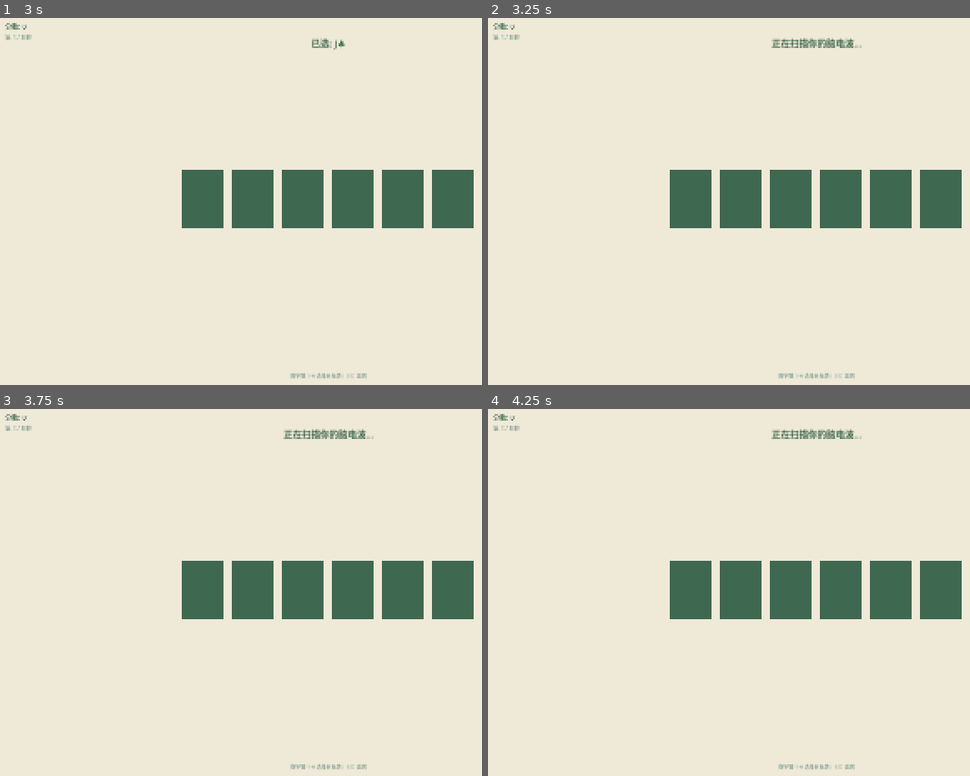
Above: before the commit, frames 1-4 (two rows, left to right).
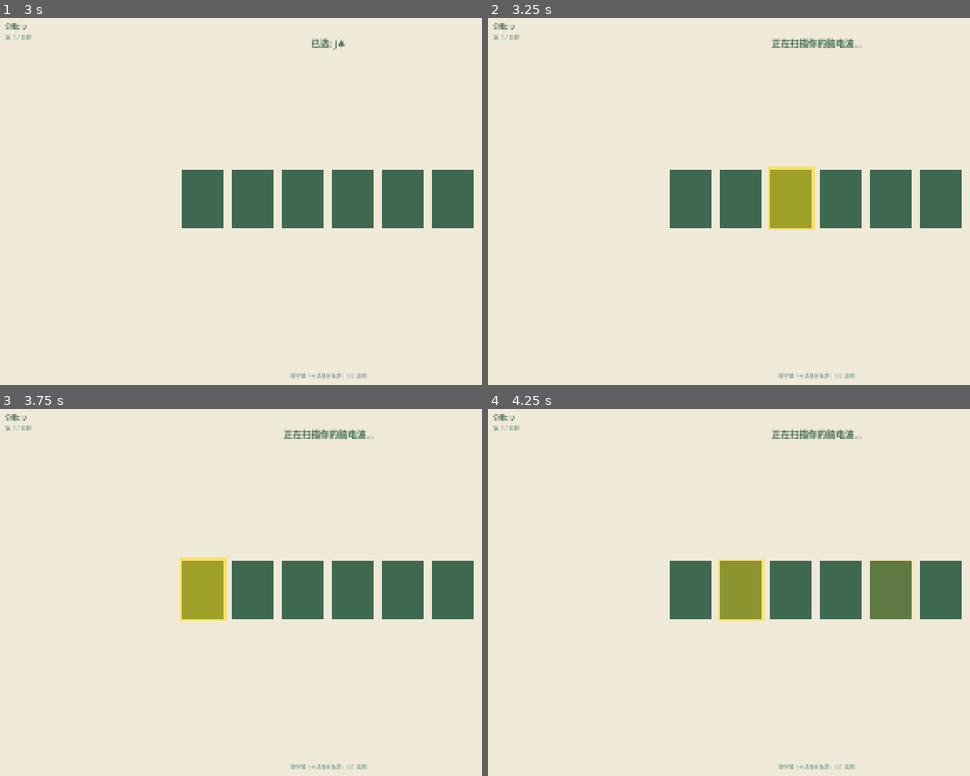
Above: after the commit, the same moments.

Repository: sssd903-tju/MetaBCI_Game
Game: Godot game, scene res://scenes/p300/CardGame.tscn
The game is run twice, just before and just after one commit, with the same random seed, the same clock (stepped at 60 frames per second) and the same inputs. This scene is started directly instead of the project's main scene.
Inputs:
- Up to frame 1 (3 s): tap Enter (ui_accept) at 0.5, 0.77, 1.25, 1.52, 2, 2.75 s; hold Right 0.53-1.28 s; tap 1 at 0.6 s; hold Down (ui_down) 1.28-2.03 s; tap 2 at 1.35 s; hold Right 2.03-2.78 s; tap 3 at 2.1 s; hold Up (ui_up) from 2.78 s (still down); tap 4 at 2.85 s
- Up to frame 2 (3.25 s): keep holding Up (ui_up); tap Enter (ui_accept) at 3.02 s
- Up to frame 3 (3.75 s): release Up (ui_up) at 3.53 s; hold Left from 3.53 s (still down); tap 5 at 3.6 s
- Up to frame 4 (4.25 s): keep holding Left; tap Enter (ui_accept) at 3.77 s

Frame 1 is identical in both runs. In frame 2, 1.7% of the frame differs, in the area x 58-68%, y 40-58%; in frame 3, 1.7%; in frame 4, 3.1%, in the area x 47-89%, y 40-58%.
Error before the commit: Trying to assign an array of type "Array" to a variable of type "Array[int]". (res://scripts/paradigms/p300/entities/card_grid.gd:55)

Commit message:
fix: Array[int] → Array, range()返回无类型数组

Diff:
--- a/scripts/paradigms/p300/entities/card_grid.gd
+++ b/scripts/paradigms/p300/entities/card_grid.gd
@@ -18,7 +18,7 @@
 var _flash_idx: int = -1
 var _flash_timer: float = 0.0
 var _flash_on_phase: bool = false
-var _round_sequence: Array[int] = []
+var _round_sequence: Array = []
 var _seq_pos: int = 0
 var _target_idx: int = -1
 var _guessed_idx: int = -1
